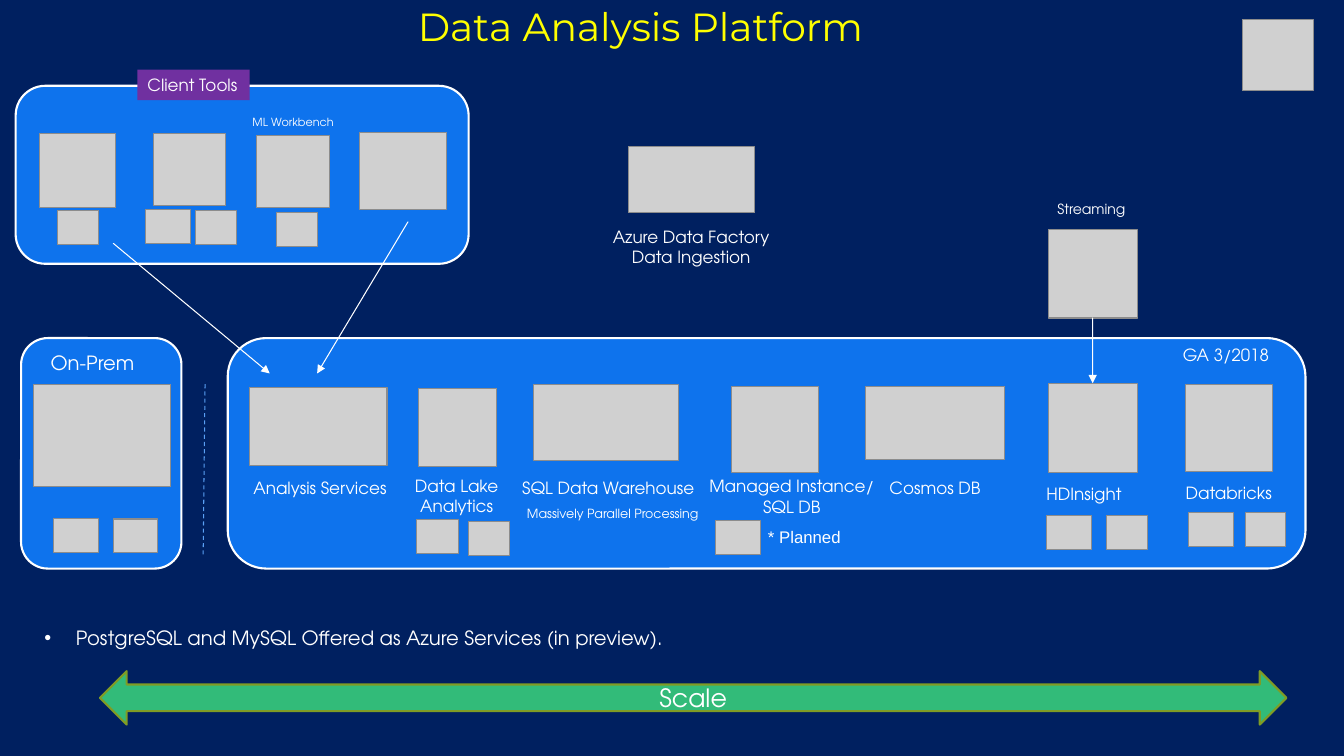
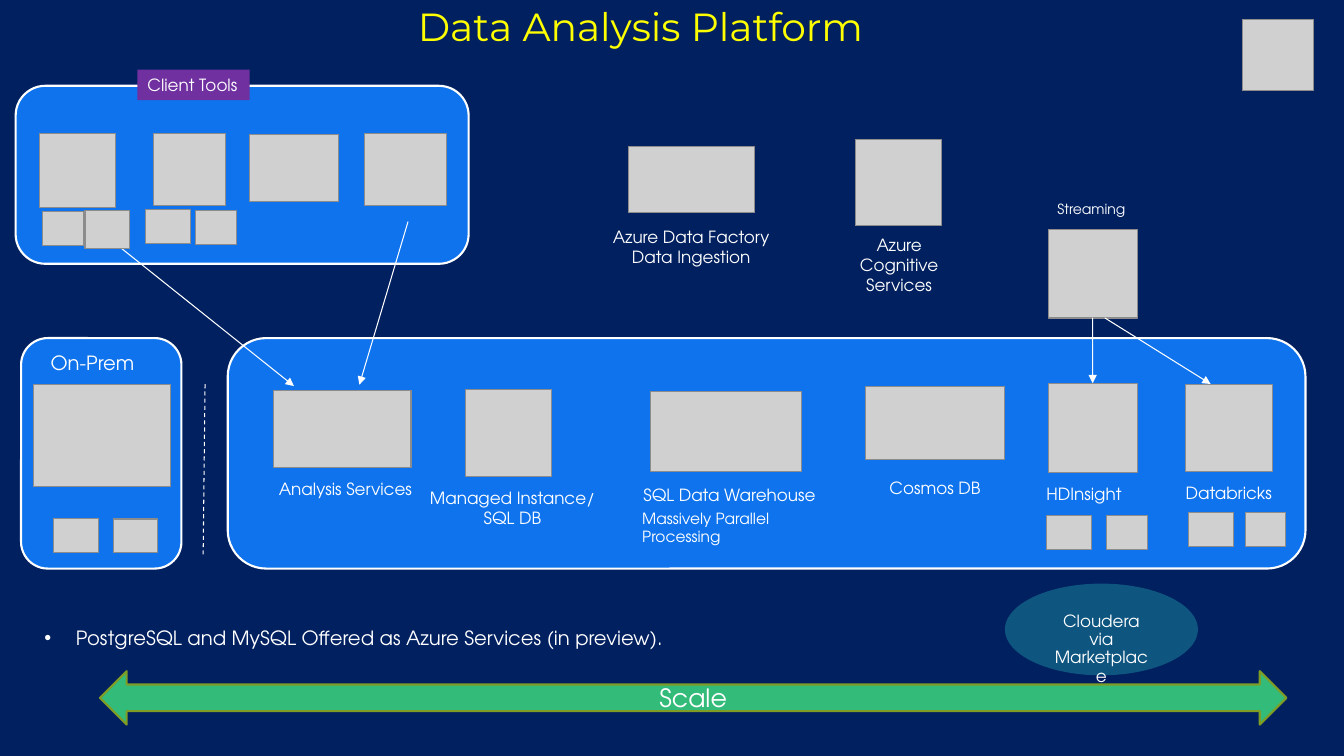
Before and after one commit to bcafferky/shared, a slide deck: slide 11 of AzureDSOverview/AzureDSOverview.pptx. Drawn at 1344x756 pixels with LibreOffice and Linux fonts; fonts in the diff are those of the drawing; grey boxes stand for pictures; background and template pictures are left out. Boxes give left, top, right and bottom in pixels: in the first picture for what was removed or moved away, otherwise in the second. Text is boxed around its words. In the diff, an @@ line names an element or a change of style, - is before the commit and + after.

```diff
--- a/AzureDSOverview/AzureDSOverview.pptx
+++ b/AzureDSOverview/AzureDSOverview.pptx
@@ text removed at bbox=[252, 117, 334, 126] @@
-ML Workbench
@@ picture: place and size @@
-picture at bbox=[256, 135, 329, 208]
+picture at bbox=[249, 134, 339, 202]
@@ picture: place and size @@
-picture at bbox=[360, 132, 448, 209]
+picture at bbox=[364, 133, 447, 206]
@@ picture added at bbox=[855, 140, 941, 226] @@
@@ picture: place and size @@
-picture at bbox=[57, 211, 99, 245]
+picture at bbox=[42, 212, 84, 246]
@@ picture: place and size @@
-picture at bbox=[276, 213, 317, 247]
+picture at bbox=[85, 211, 130, 248]
@@ arrow moved from (408, 222) - (318, 374) to (408, 222) - (360, 385) @@
@@ text added at bbox=[860, 238, 938, 292], 12 pt, text #FFFFFF @@
+Azure Cognitive
+Services
@@ arrow moved from (113, 243) - (270, 374) to (111, 240) - (294, 386) @@
@@ arrow added from (1105, 318) to (1211, 384), #FFFFFF 0.75 pt @@
@@ text removed at bbox=[1183, 348, 1269, 364] @@
-GA 3/2018
@@ line (205, 384) - (204, 556): stroke #5AA0F5 0.75 pt dashed to #FFFFFF 0.75 pt dashed @@
@@ picture removed at bbox=[418, 388, 497, 467] @@
@@ picture: place and size @@
-picture at bbox=[732, 386, 819, 473]
+picture at bbox=[465, 389, 552, 476]
@@ picture: place and size @@
-picture at bbox=[250, 388, 387, 466]
+picture at bbox=[274, 390, 411, 468]
@@ picture: place and size @@
-picture at bbox=[533, 384, 679, 460]
+picture at bbox=[650, 392, 802, 472]
@@ text "Analysis Services": place and size @@
-text "Analysis Services" at bbox=[253, 481, 387, 498]
+text "Analysis Services" at bbox=[279, 482, 412, 499]
@@ text removed at bbox=[415, 479, 498, 521] @@
-Data Lake
-Analytics
@@ text "Managed Instance/": place and size @@
-text "Managed Instance/" at bbox=[709, 479, 874, 513]
+text "Managed Instance/" at bbox=[430, 491, 595, 525]
@@ text "SQL Data Warehouse": place and size @@
-text "SQL Data Warehouse" at bbox=[522, 481, 694, 494]
+text "SQL Data Warehouse" at bbox=[643, 488, 815, 502]
@@ text "Massively Parallel Processing": place and size @@
-text "Massively Parallel Processing" at bbox=[527, 508, 698, 521]
+text "Massively Parallel Processing" at bbox=[642, 512, 769, 546]
@@ text "Massively Parallel Processing" at bbox=[642, 512, 769, 546]: size 9 to 11 pt @@
@@ picture removed at bbox=[417, 520, 459, 555] @@
@@ picture removed at bbox=[469, 522, 509, 557] @@
@@ picture removed at bbox=[716, 520, 761, 555] @@
@@ text removed at bbox=[779, 531, 841, 543] @@
-* Planned
@@ ellipse added at bbox=[1005, 584, 1199, 676], fill #0E5580, 12 pt, text #FFFFFF @@
+Cloudera via Marketplace
```
Also in this commit, not shown: 1 other slide changed, 1 slide added, 3 other files.
